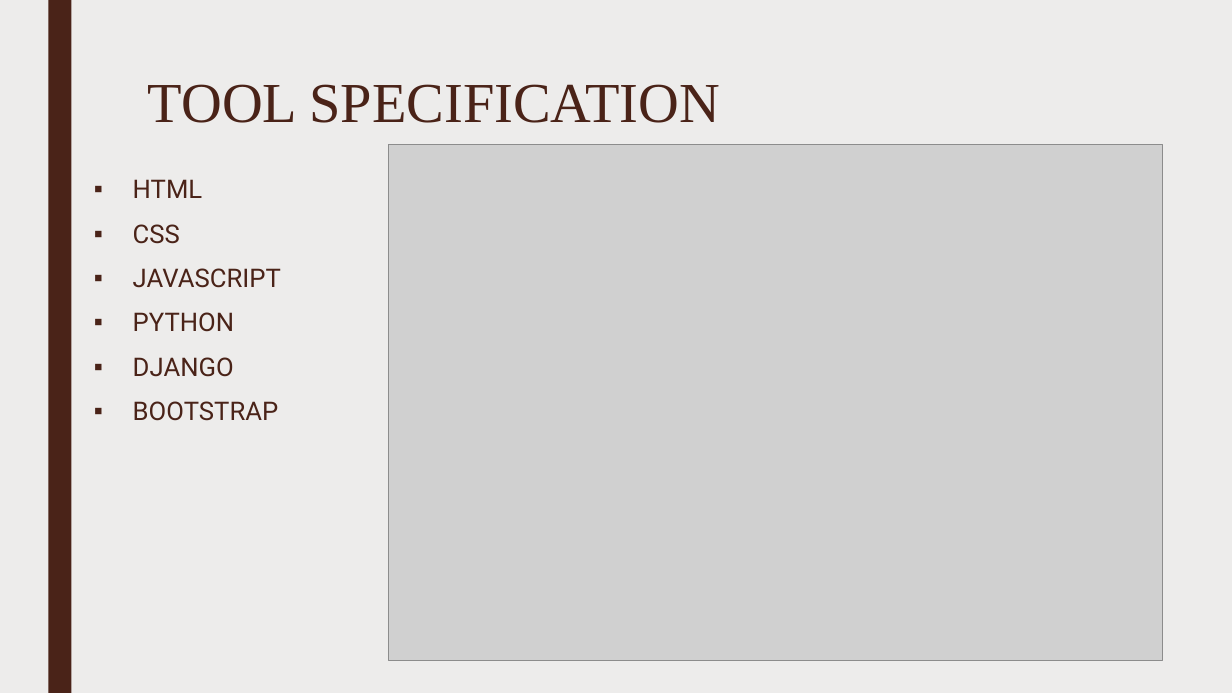
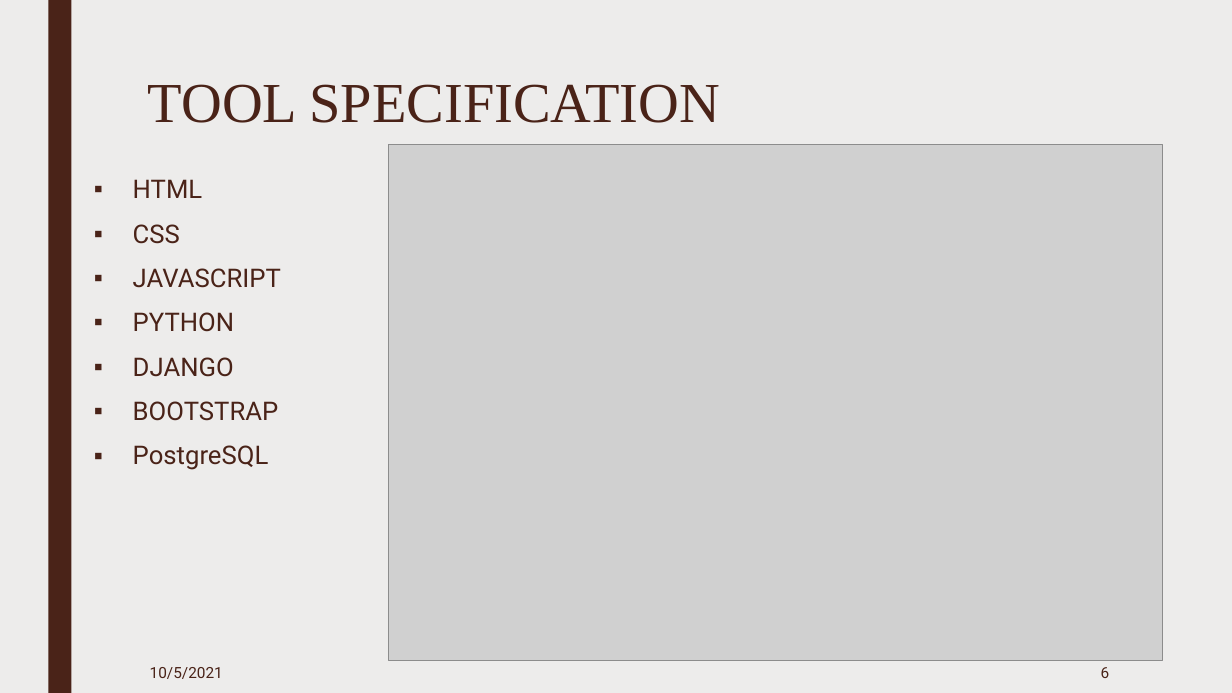
Before and after one commit to Aayushbasnet/New-Age-Shopping-New, a slide deck: slide 6 of Presentation on New Age Shopping.pptx. Drawn at 1232x693 pixels with LibreOffice and Linux fonts; fonts in the diff are those of the drawing; grey boxes stand for pictures. Boxes give left, top, right and bottom in pixels: in the first picture for what was removed or moved away, otherwise in the second. Text is boxed around its words. In the diff, an @@ line names an element or a change of style, - is before the commit and + after.

```diff
--- a/Presentation on New Age Shopping.pptx
+++ b/Presentation on New Age Shopping.pptx
@@ text at <box>133,445,269,470</box>: paragraph added @@
+▪ PostgreSQL
@@ text added at <box>150,667,223,679</box>, 12 pt, text #4A2318 @@
+10/5/2021
@@ page number added at <box>1101,667,1110,678</box>, 12 pt, text #4A2318 @@
+6
```
Also in this commit, not shown: 11 other slides changed, 2 slides added, 3 slides removed, 48 other files.
